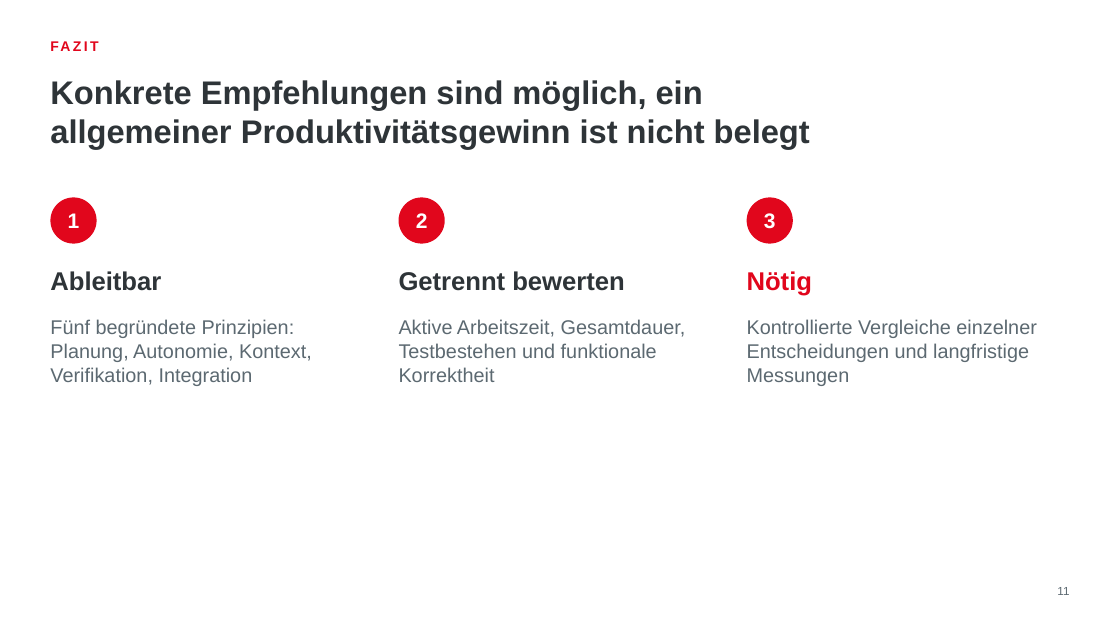
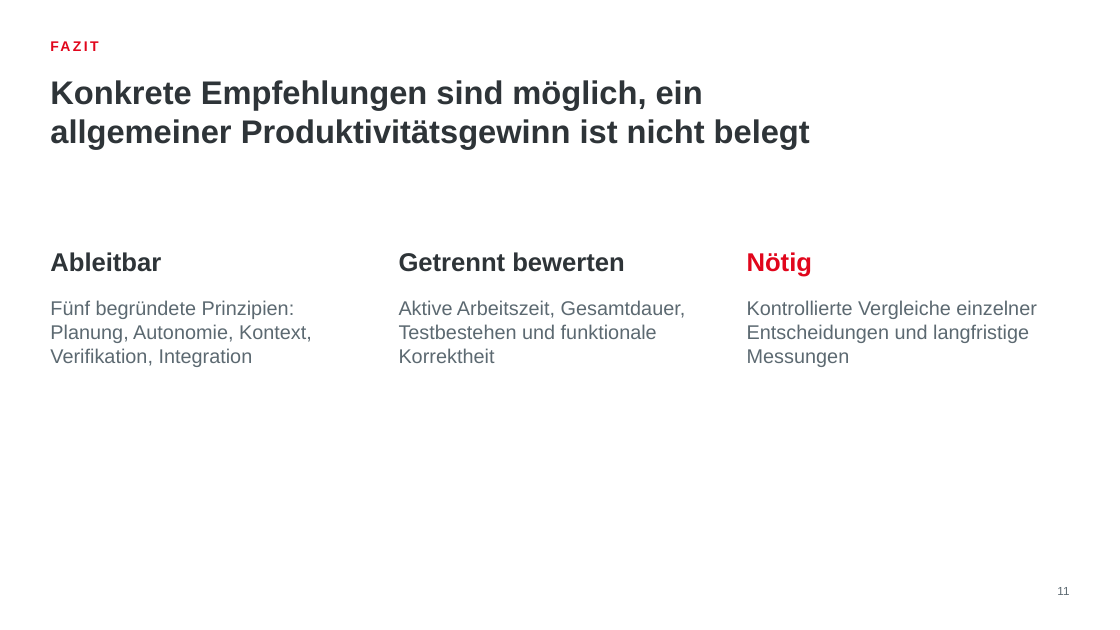
Before and after one commit to Spaculea/neue_konzepte_informatik_abgabe, a slide deck: slide 11 of CODEX/praesentation/KI-Coding-Agenten_Praesentation.pptx. Drawn at 1120x630 pixels with LibreOffice and Linux fonts; fonts in the diff are those of the drawing; background and template pictures are left out. Boxes give left, top, right and bottom in pixels: in the first picture for what was removed or moved away, otherwise in the second. Text is boxed around its words. In the diff, an @@ line names an element or a change of style, - is before the commit and + after.

```diff
--- a/CODEX/praesentation/KI-Coding-Agenten_Praesentation.pptx
+++ b/CODEX/praesentation/KI-Coding-Agenten_Praesentation.pptx
@@ ellipse removed at [50,197,97,244] @@
@@ ellipse removed at [398,197,444,244] @@
@@ ellipse removed at [747,197,793,244] @@
@@ text removed at [68,213,80,228] @@
-1
@@ text removed at [416,213,428,228] @@
-2
@@ text removed at [764,213,776,229] @@
-3
@@ 6 texts: place and size @@
-6 texts at [50,271,1037,386]
+6 texts at [50,252,1037,367]
```
Also in this commit, not shown: 4 other slides changed.
